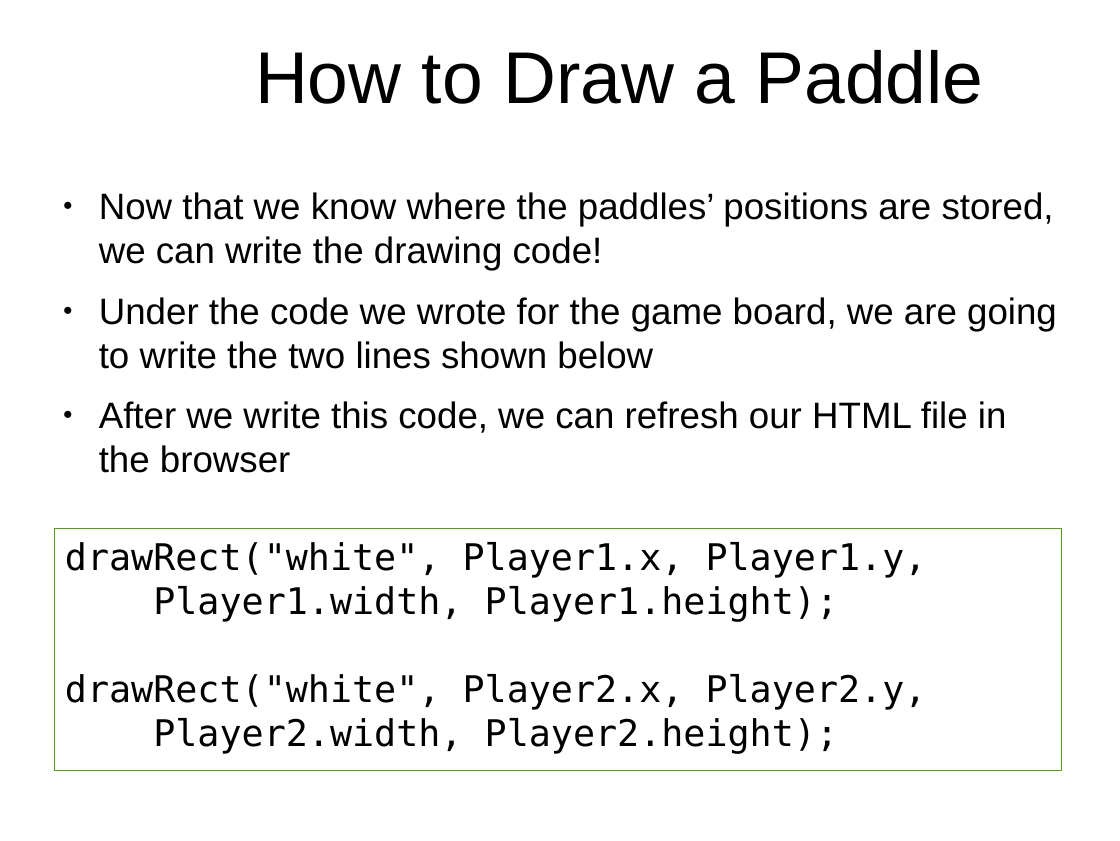
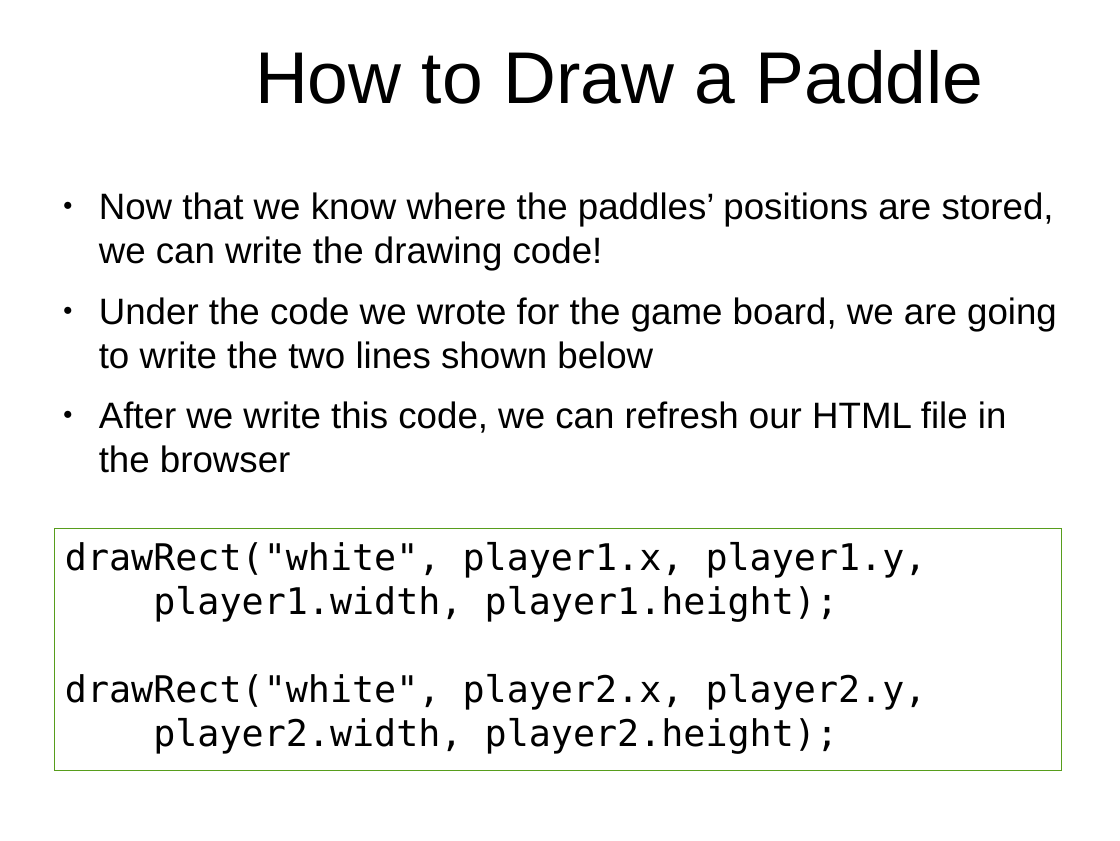
Before and after one commit to hillylew/PaddleBattle, a slide deck: slide 12 of PaddleBattle - Explorathon.odp. Drawn at 1120x841 pixels with LibreOffice and Linux fonts; fonts in the diff are those of the drawing; background and template pictures are left out. Boxes give left, top, right and bottom in pixels: in the first picture for what was removed or moved away, otherwise in the second. Text is boxed around its words. In the diff, an @@ line names an element or a change of style, - is before the commit and + after.

```diff
--- a/PaddleBattle - Explorathon.odp
+++ b/PaddleBattle - Explorathon.odp
@@ text in rectangle at <box>65,542,927,754</box>: text changed @@
-drawRect("white", Player1.x, Player1.y,
-Player1.width, Player1.height);
-drawRect("white", Player2.x, Player2.y,
-Player2.width, Player2.height);
+drawRect("white", player1.x, player1.y,
+player1.width, player1.height);
+drawRect("white", player2.x, player2.y,
+player2.width, player2.height);
```
Also in this commit, not shown: 17 other slides changed, 2 other files.
